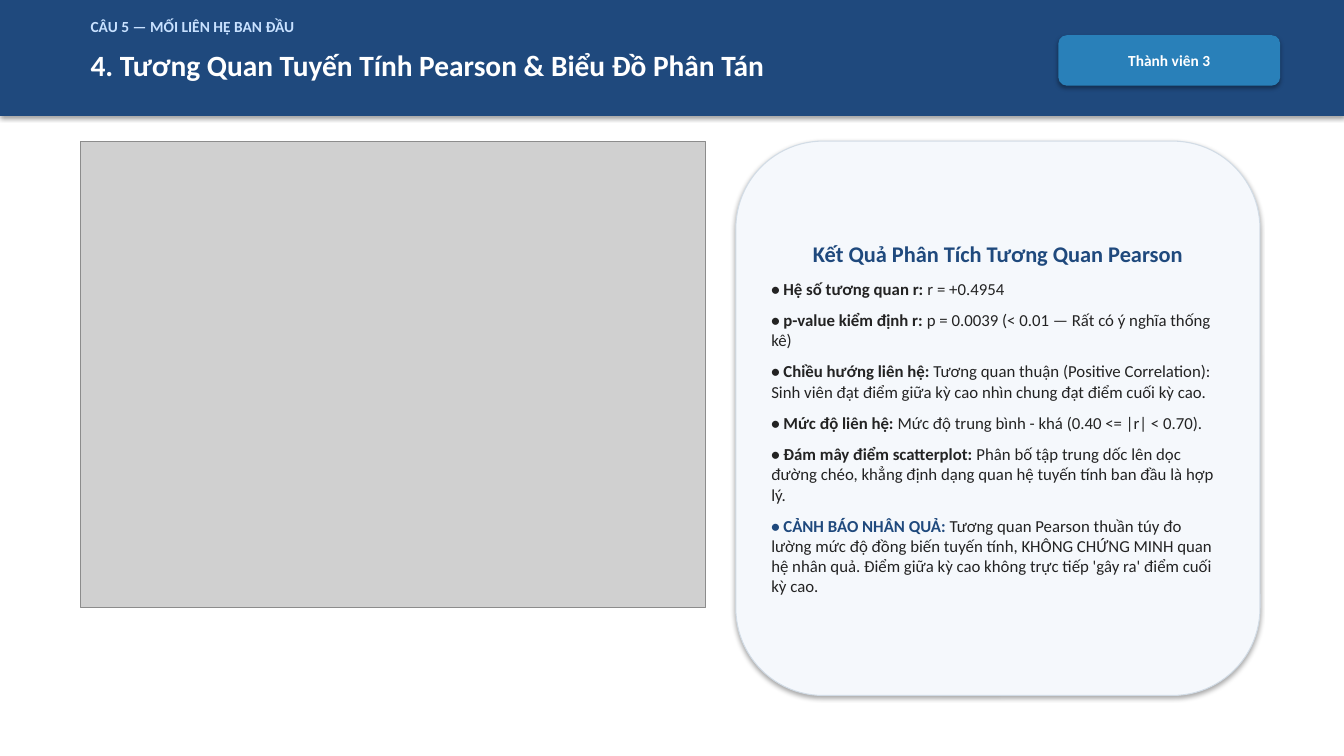
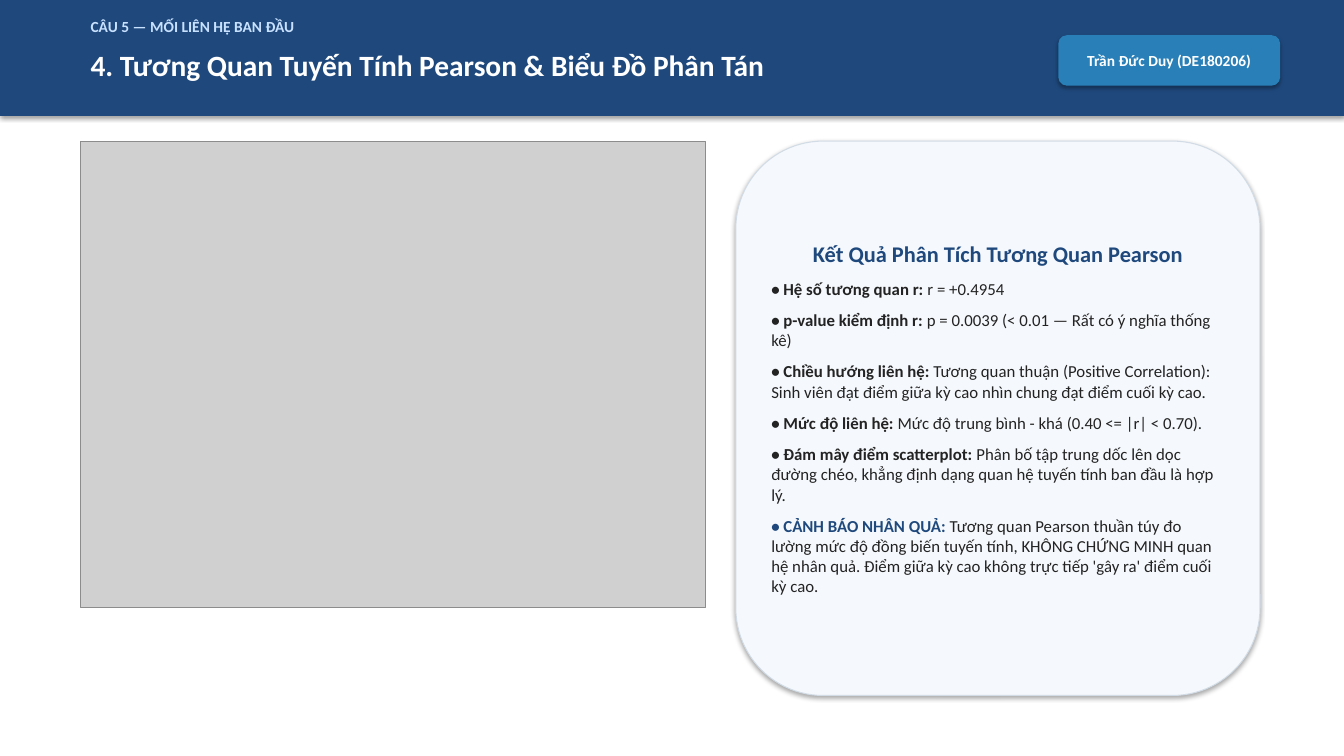
Before and after one commit to hieune321/mas-project-topic1, a slide deck: slide 5 of outputs/reports/Computer_Project_Topic_1_Slides.pptx. Drawn at 1344x756 pixels with LibreOffice and Linux fonts; fonts in the diff are those of the drawing; grey boxes stand for pictures. Boxes give left, top, right and bottom in pixels: in the first picture for what was removed or moved away, otherwise in the second. Text is boxed around its words. In the diff, an @@ line names an element or a change of style, - is before the commit and + after.

```diff
--- a/outputs/reports/Computer_Project_Topic_1_Slides.pptx
+++ b/outputs/reports/Computer_Project_Topic_1_Slides.pptx
@@ text in rounded rectangle at <box>1087,54,1251,69</box>: text changed @@
-Thành viên 3
+Trần Đức Duy (DE180206)
```
Also in this commit, not shown: 11 other slides changed, 22 other files.
